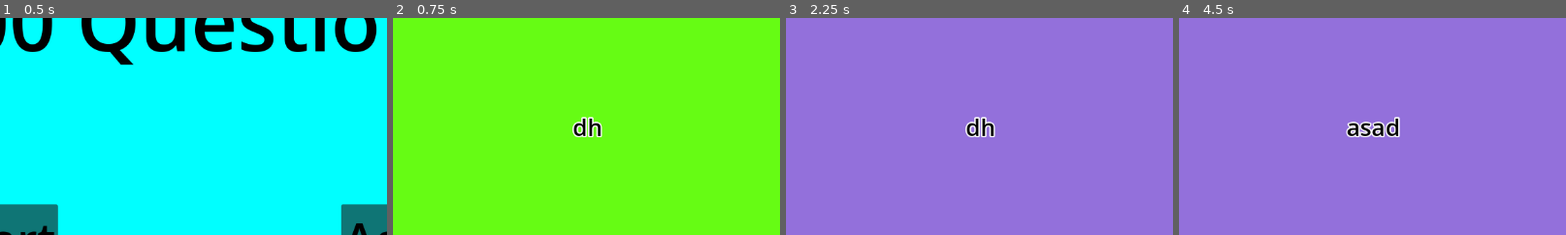
Above: before the commit, frames 1-4 (left to right).
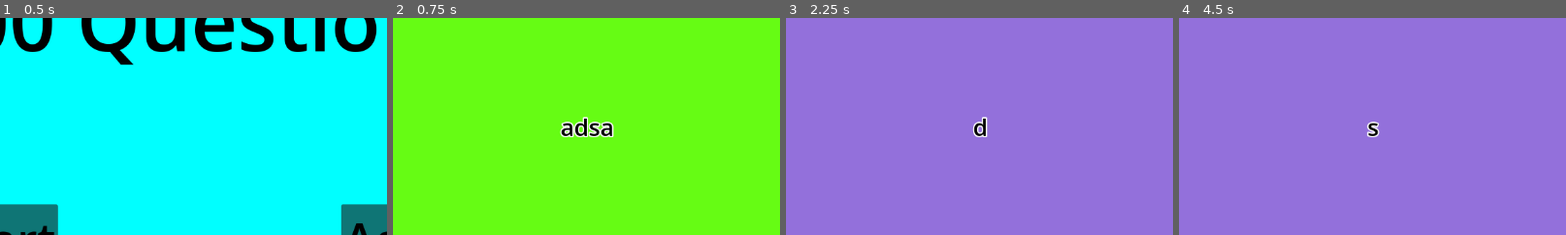
Above: after the commit, the same moments.

Repository: gringames/100-Questions
Game: Godot game, scene res://scenes/MainMenu.tscn
Same seed, same stepped clock (60 frames per second), same inputs: the game is played once before the commit and once after it.
Inputs (mouse positions are % of the whole screen's width and height, from its top left):
- Up to frame 1 (0.5 s): no input
- Up to frame 2 (0.75 s): click "Start" at 0.5 s
- Up to frame 3 (2.25 s): click "X" at 1.25 s; click "Start" at 2 s
- Up to frame 4 (4.5 s): tap Enter at 2.75, 4.25 s; move the mouse to (72, 45) at 2.77 s; click (72, 45) at 2.92 s; tap Space at 3.5 s; move the mouse to (30, 55) at 3.52 s; click (30, 55) at 3.67 s; move the mouse to (60, 28) at 4.27 s; click (60, 28) at 4.42 s
The pictures show only the part of the screen within x 25-75%, y 24-74%; the shares and areas given below are measured in that part.

Frame 1 is identical in both runs. In frame 2, 0.9% of the frame differs, in the area x 43-58%, y 45-55%; in frame 3, 0.5%; in frame 4, 0.9%.

Commit message:
add question shuffle

Diff:
--- a/scripts/MainGame.gd
+++ b/scripts/MainGame.gd
@@ -48,10 +48,26 @@
 	number_of_colors = colors.size()
 	scene_changer = SceneChanger.new()
 	question_file_handler = QuestionFileHandler.new()
-	questions = question_file_handler.fill_array_from_file()
+	questions = shuffle(question_file_handler.fill_array_from_file())
 	number_of_questions = questions.size()
 
 	next_question()
+
+
+### ARRAY SHUFFLE
+func shuffle(array: Array) -> Array:
+	var size: int = array.size()
+	# fisher-yates shuffle algorithm
+	for i in range(array.size()):
+		swap(array, i, randi() % size)
+	return array
+
+
+func swap(array: Array, index: int, with_index: int) -> Array:
+	var temp = array[index]
+	array[index] = array[with_index]
+	array[with_index] = temp
+	return array
 
 
 
